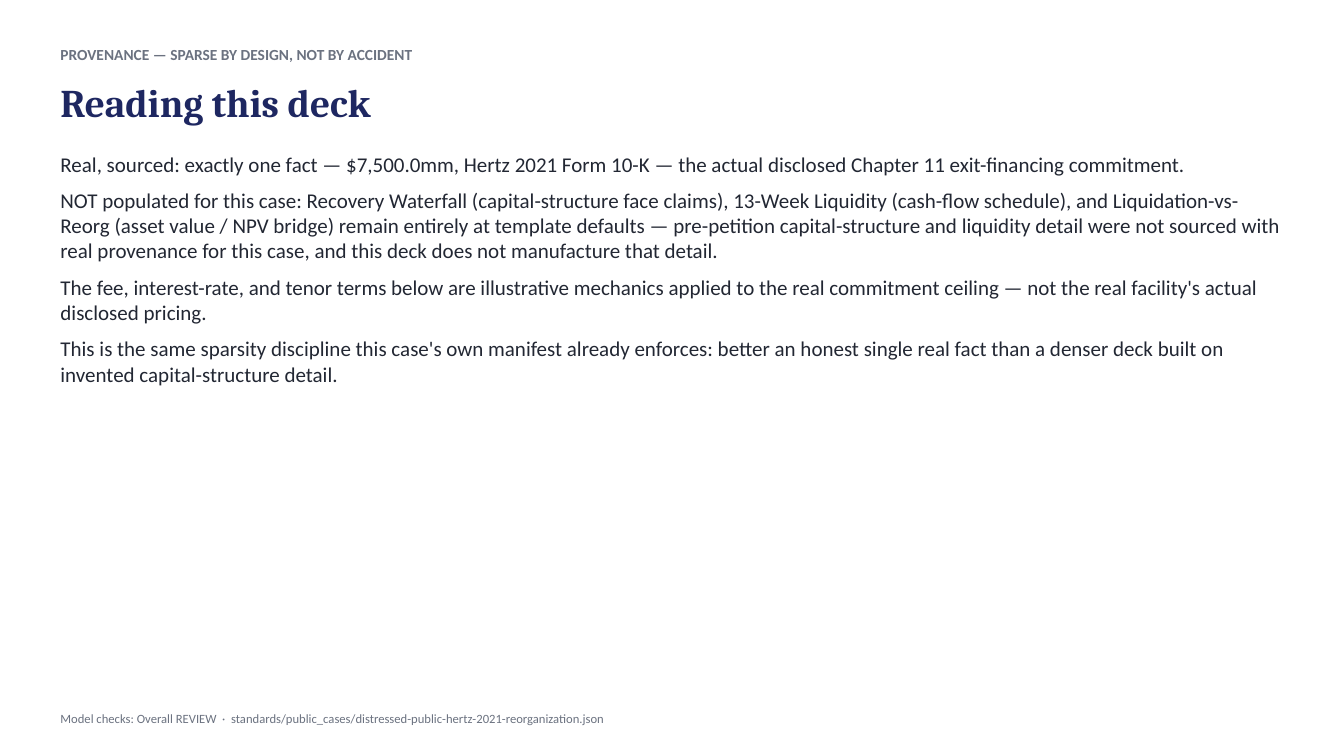
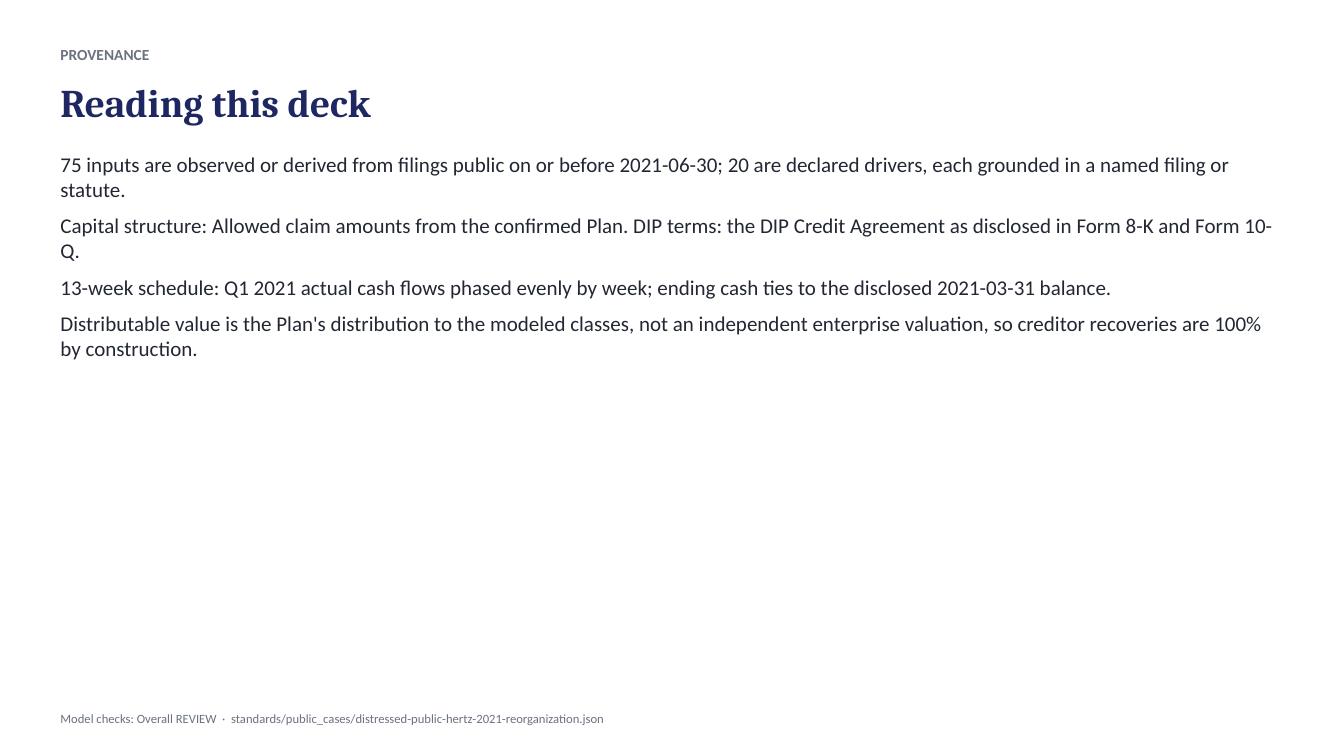
Before and after one commit to SMC17/finance-segway, a slide deck: slide 2 of 24_Distressed_Restructuring/presentations/distressed-public-hertz-2021-reorganization-memo.pptx. Drawn at 1344x756 pixels with LibreOffice and Linux fonts; fonts in the diff are those of the drawing. Boxes give left, top, right and bottom in pixels: in the first picture for what was removed or moved away, otherwise in the second. Text is boxed around its words. In the diff, an @@ line names an element or a change of style, - is before the commit and + after.

```diff
--- a/24_Distressed_Restructuring/presentations/distressed-public-hertz-2021-reorganization-memo.pptx
+++ b/24_Distressed_Restructuring/presentations/distressed-public-hertz-2021-reorganization-memo.pptx
@@ text at bbox=[60, 50, 149, 60]: text changed @@
-PROVENANCE — SPARSE BY DESIGN, NOT BY ACCIDENT
+PROVENANCE
@@ text at bbox=[60, 157, 1272, 360]: text changed @@
-Real, sourced: exactly one fact — $7,500.0mm, Hertz 2021 Form 10-K — the actual disclosed Chapter 11 exit-financing commitment.
-NOT populated for this case: Recovery Waterfall (capital-structure face claims), 13-Week Liquidity (cash-flow schedule), and Liquidation-vs-Reorg (asset value / NPV bridge) remain entirely at template defaults — pre-petition capital-structure and liquidity detail were not sourced with real provenance for this case, and this deck does not manufacture that detail.
-The fee, interest-rate, and tenor terms below are illustrative mechanics applied to the real commitment ceiling — not the real facility's actual disclosed pricing.
-This is the same sparsity discipline this case's own manifest already enforces: better an honest single real fact than a denser deck built on invented capital-structure detail.
+75 inputs are observed or derived from filings public on or before 2021-06-30; 20 are declared drivers, each grounded in a named filing or statute.
+Capital structure: Allowed claim amounts from the confirmed Plan. DIP terms: the DIP Credit Agreement as disclosed in Form 8-K and Form 10-Q.
+13-week schedule: Q1 2021 actual cash flows phased evenly by week; ending cash ties to the disclosed 2021-03-31 balance.
+Distributable value is the Plan's distribution to the modeled classes, not an independent enterprise valuation, so creditor recoveries are 100% by construction.
```
Also in this commit, not shown: 1 other slide changed, 3 slides added, 3 slides removed, 13 other files.
